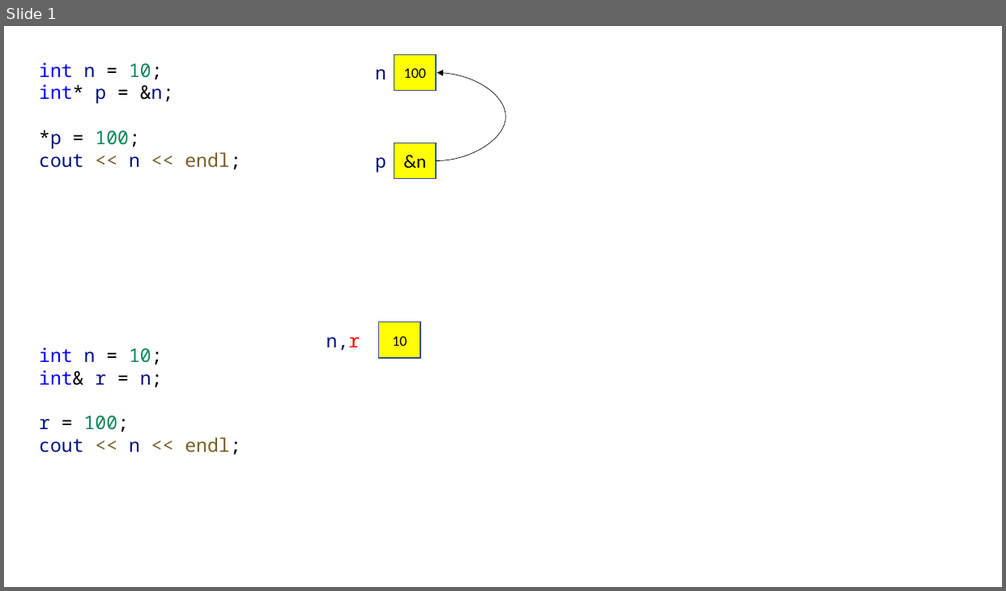
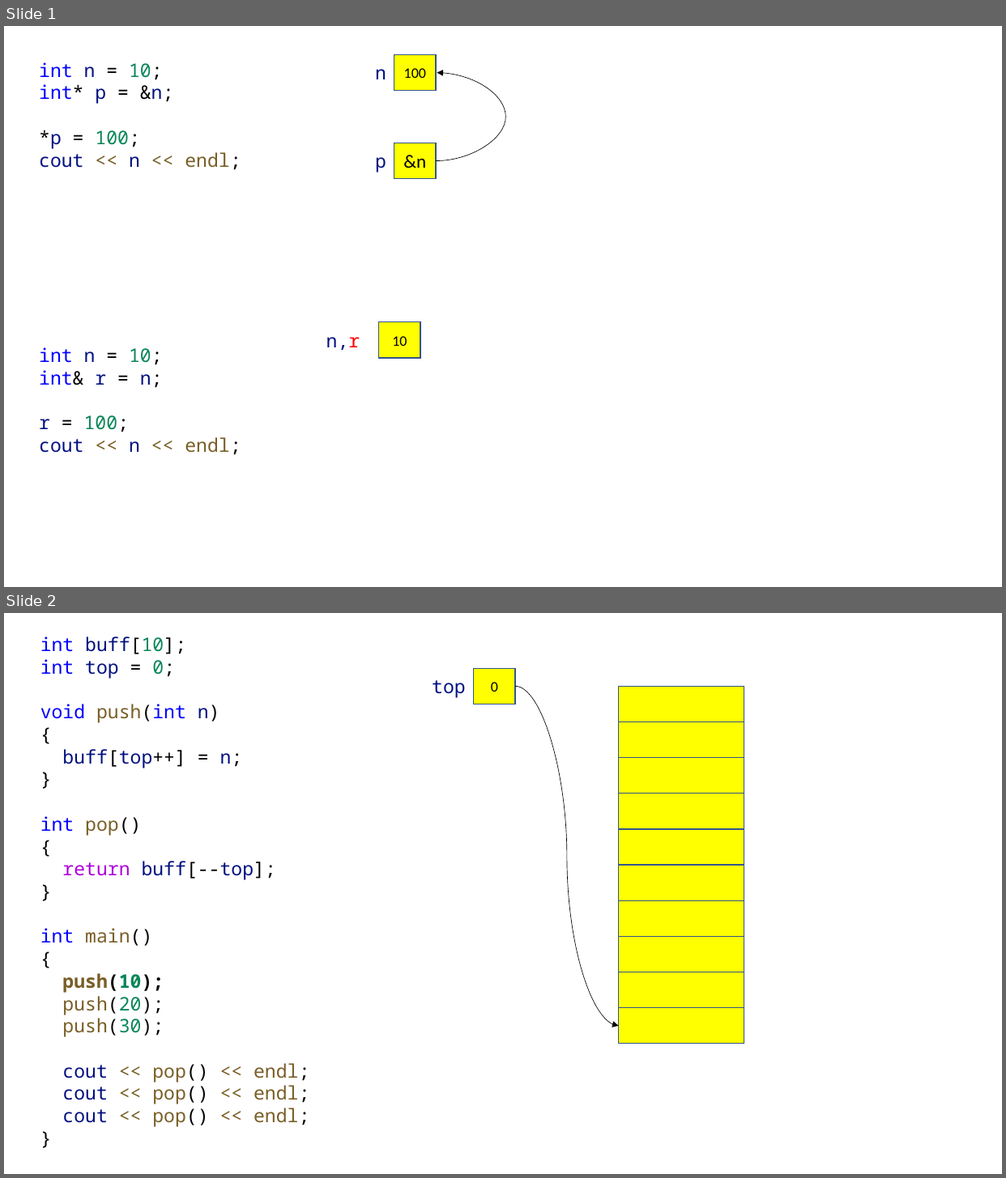
Before and after one commit to yoondev-classroom/hyundai_220510, a slide deck: cpp/220517.pptx. Shown one above the other, each under a label of ours: slide 1 before the commit, slides 1 and 2 after it. The pictures are 1006x591 and 1006x1178 pixels, drawn with LibreOffice and Linux fonts; fonts in the diff are those of the drawing. Boxes give left, top, right and bottom in pixels: in the first picture for what was removed or moved away, otherwise in the second. Text is boxed around its words. In the diff, an @@ line names an element or a change of style, - is before the commit and + after.

```diff
--- a/cpp/220517.pptx
+++ b/cpp/220517.pptx
@@ slide 2 added at (4, 613, 1002, 1174), background #FFFFFF @@
@@ text added at (40, 636, 309, 1127), 18 pt, text #795E26 @@
+int buff[10];
+int top = 0;
+void push(int n)
+{
+buff[top++] = n;
+}
+int pop()
+{
+return buff[--top];
+}
+int main()
+{
+push(10);
+push(20);
+push(30);
+cout << pop() << endl;
+cout << pop() << endl;
+cout << pop() << endl;
+}
@@ text added at (432, 680, 466, 698), 18 pt, text #001080 @@
+top
@@ rectangle added at (473, 668, 515, 705), fill #FFFF00, outline #325491 1 pt, 14 pt, text #000000 @@
+0
@@ curved arrow added from (515, 687) to (619, 1026), #000000 0.5 pt @@
@@ rectangle added at (619, 687, 744, 722), fill #FFFF00, outline #325491 1 pt @@
@@ rectangle added at (619, 722, 744, 758), fill #FFFF00, outline #325491 1 pt @@
@@ rectangle added at (619, 757, 744, 794), fill #FFFF00, outline #325491 1 pt @@
@@ rectangle added at (619, 794, 744, 829), fill #FFFF00, outline #325491 1 pt @@
@@ rectangle added at (619, 829, 744, 865), fill #FFFF00, outline #325491 1 pt @@
@@ rectangle added at (619, 865, 744, 901), fill #FFFF00, outline #325491 1 pt @@
@@ rectangle added at (619, 901, 744, 936), fill #FFFF00, outline #325491 1 pt @@
@@ rectangle added at (619, 936, 744, 973), fill #FFFF00, outline #325491 1 pt @@
@@ rectangle added at (619, 973, 744, 1008), fill #FFFF00, outline #325491 1 pt @@
@@ rectangle added at (619, 1008, 744, 1044), fill #FFFF00, outline #325491 1 pt @@
```
Also in this commit, not shown: 1 other slide added, 2 other files.
